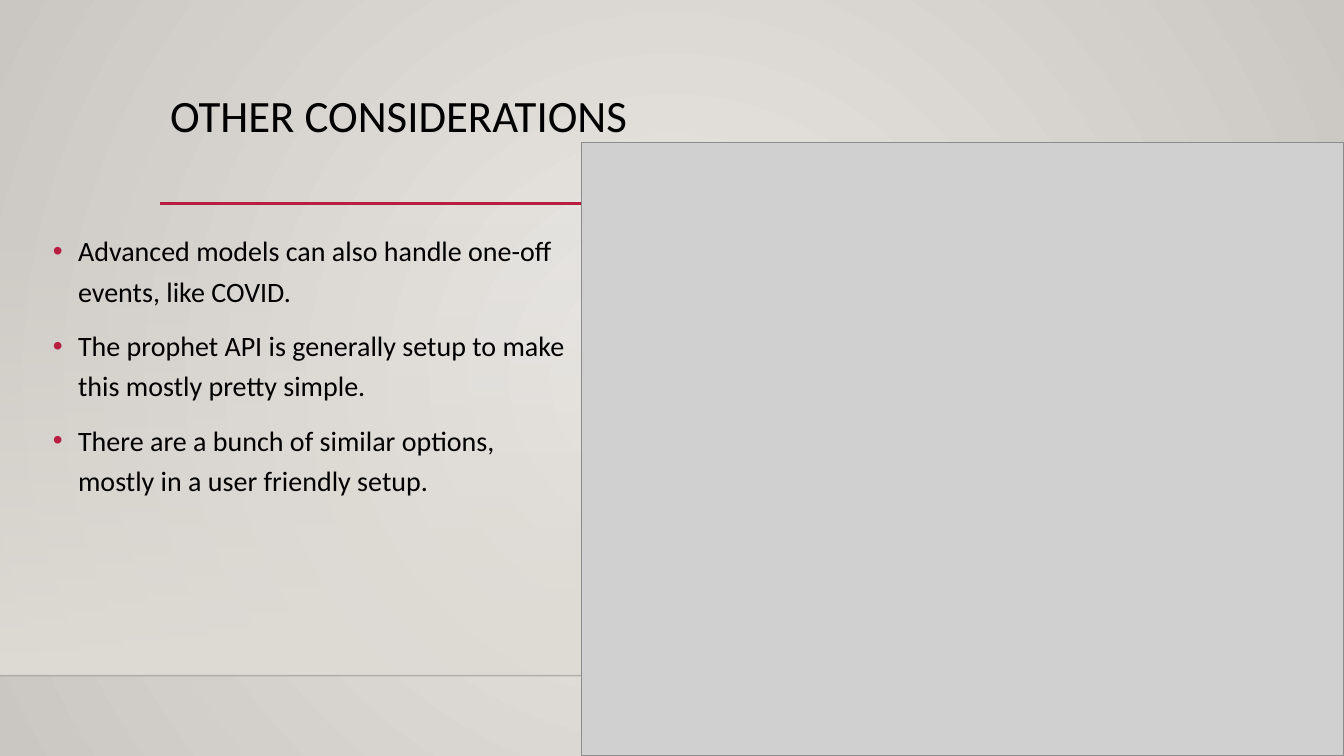
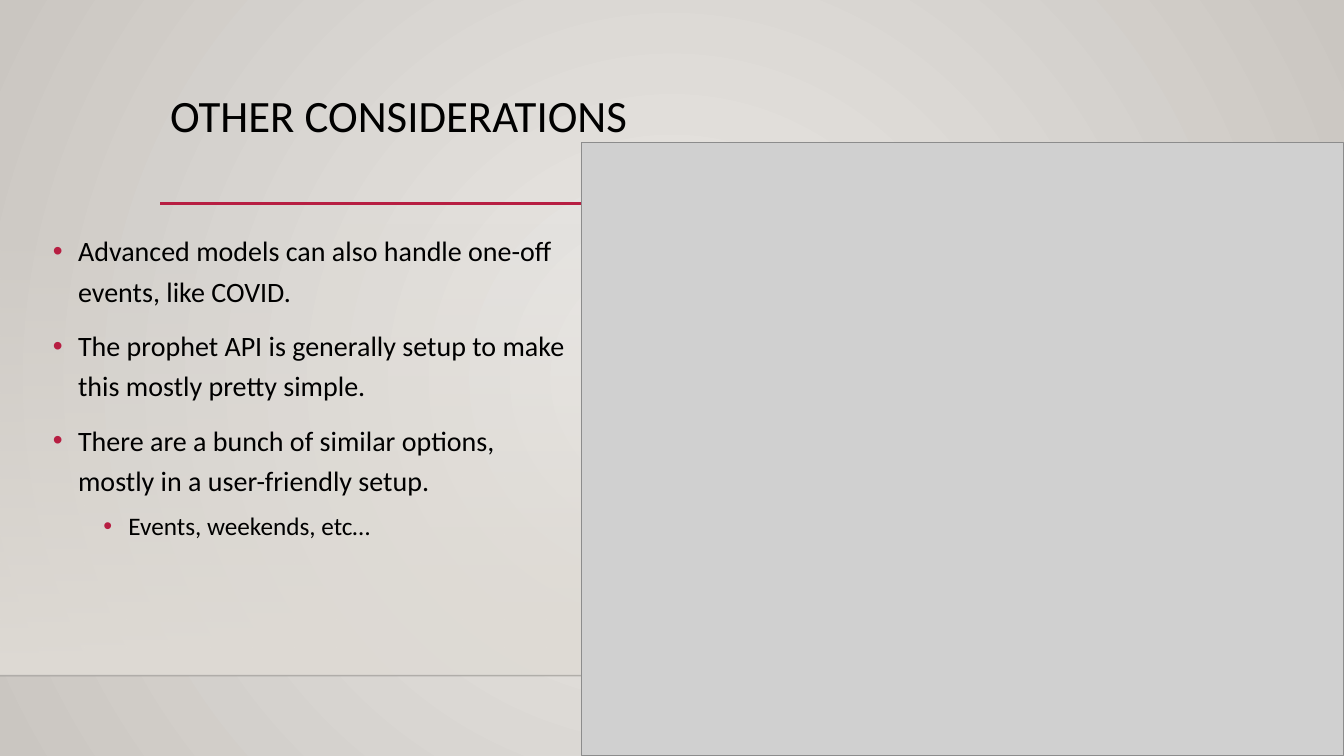
Before and after one commit to calvint13/Intro_to_Machine_Learning_Student_Workbooks, a slide deck: slide 28 of reference_content/Slides/TimeSeries.pptx (slide 24 before the commit). Drawn at 1344x756 pixels with LibreOffice and Linux fonts; fonts in the diff are those of the drawing; grey boxes stand for pictures; background and template pictures are left out. Boxes give left, top, right and bottom in pixels: in the first picture for what was removed or moved away, otherwise in the second. Text is boxed around its words. In the diff, an @@ line names an element or a change of style, - is before the commit and + after.

```diff
--- a/reference_content/Slides/TimeSeries.pptx
+++ b/reference_content/Slides/TimeSeries.pptx
@@ text at bbox=[78, 431, 494, 538]: text changed @@
-• There are a bunch of similar options, mostly in a user friendly setup.
+• There are a bunch of similar options, mostly in a user-friendly setup.
+  • Events, weekends, etc…
```
Also in this commit, not shown: 3 other slides changed, 5 slides added, 1 slide removed, 4 other files.
